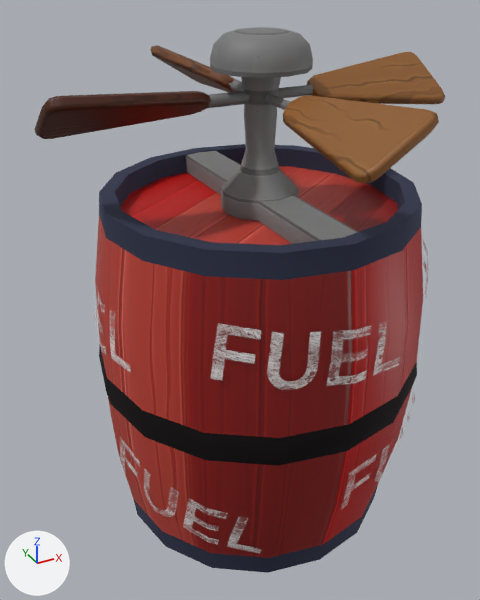
Two versions of the Blender file assets/models/fuel.blend, one commit apart.
One viewpoint serves both versions: a 50 mm lens placed at (-0.808, -1.428, 0.878), pointed at (-0.052, 0.009, -0.008). Lighting does not change. The marker at lower left points along +X, +Y and +Z. The first picture is the older version.

The first picture shows 'Cube', 'Cylinder', 'barrel_1.001', 'barrel_1.003'.
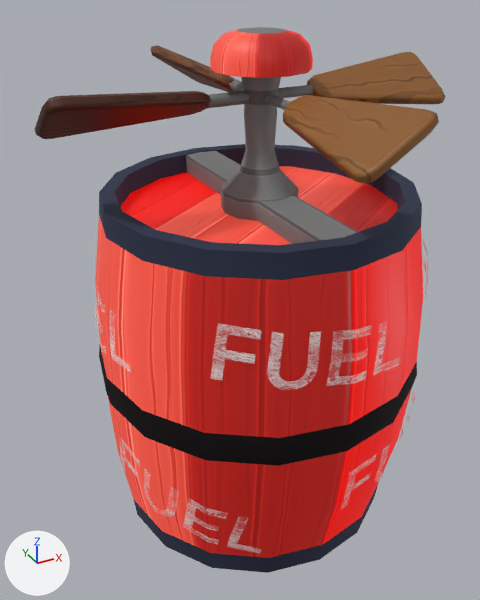
What changed in the scene script:
```text
Add mat_barrelglow:
    mat_barrelglow = bpy.data.materials.new('BarrelGlow')
    # uses the picture img_stylizedwood_v01_basecolor_red_png
    # uses the picture img_stylizedwood_v01_normal_png
Change me_cylinder_001:
    where me_cylinder_001.from_pydata(...)  # 164 vertices, 149 faces; spans x -0.12..0.12, y -0.372..0.372, z 0.26..0.688
    used by ob_cylinder; parent = ob_barrel_1_pivot_001; location = (0.0, 0.0, 0.0)
    me_cylinder_001 part 1: all 48 faces centred in x -0.112..0.112, y -0.112..0.112, z 0.616..0.684 switch from mat_clocktower_metal_v01_mat to mat_barrelglow
Change me_cylinder_002:
    where me_cylinder_002.from_pydata(...)  # 208 vertices, 178 faces; spans x -0.455..0.455, y -0.455..0.455, z -0.647..0.313
    used by ob_barrel_1_001; parent = ob_barrel_1_pivot_001; location = (0.0, 0.0, 0.0)
    me_cylinder_002 part 2: all 66 faces that had it switch from mat_wood_interiorfloor_v02_red to mat_barrelglow
```

Boxes [x1, y1, x2, y2] around the edits, measured in the pictures (480 x 600 px):
part 1 of me_cylinder_001, recoloured (grey to red)
    both: [210, 29, 313, 78]
part 2 of me_cylinder_002, recoloured (lighter)
    both: [95, 166, 423, 558]
